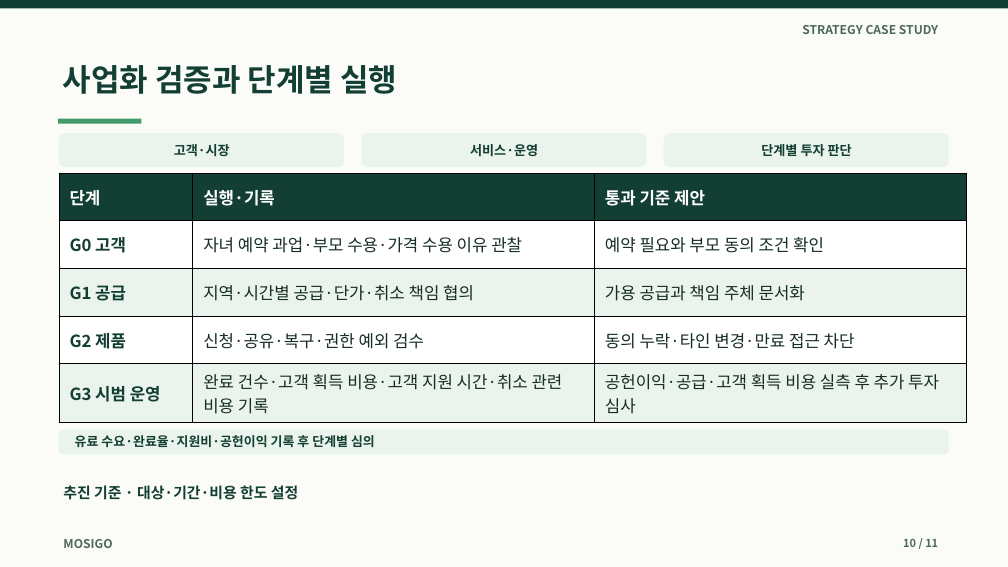
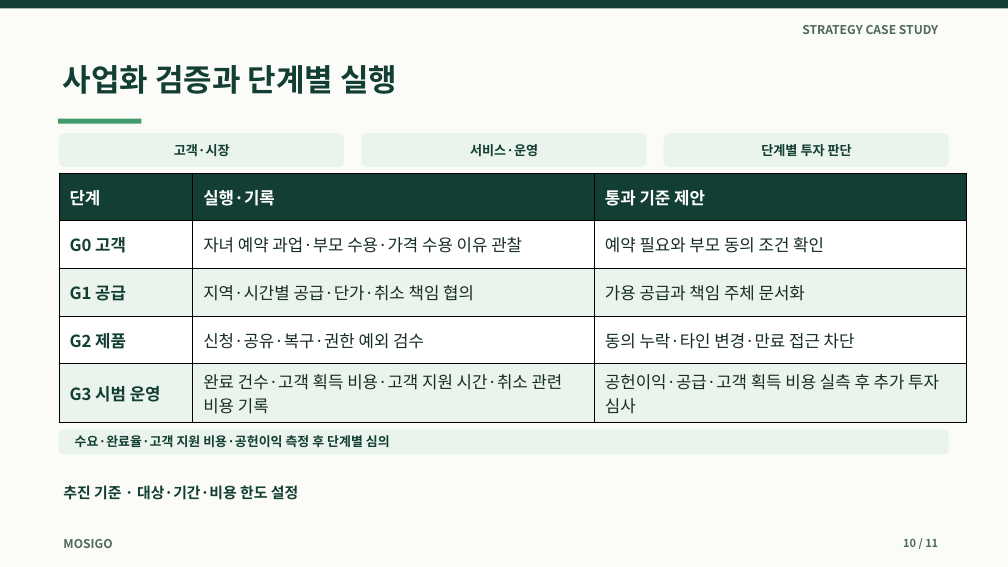
Before and after one commit to dohyunkimmm/mosigo-case-study, a slide deck: slide 10 of downloads/mosigo_report.pptx. Drawn at 1008x567 pixels with LibreOffice and Linux fonts; fonts in the diff are those of the drawing. Boxes give left, top, right and bottom in pixels: in the first picture for what was removed or moved away, otherwise in the second. Text is boxed around its words. In the diff, an @@ line names an element or a change of style, - is before the commit and + after.

```diff
--- a/downloads/mosigo_report.pptx
+++ b/downloads/mosigo_report.pptx
@@ text at [75,435,390,447]: text changed @@
-유료 수요·완료율·지원비·공헌이익 기록 후 단계별 심의
+수요·완료율·고객 지원 비용·공헌이익 측정 후 단계별 심의
```
Also in this commit, not shown: 10 other files.
